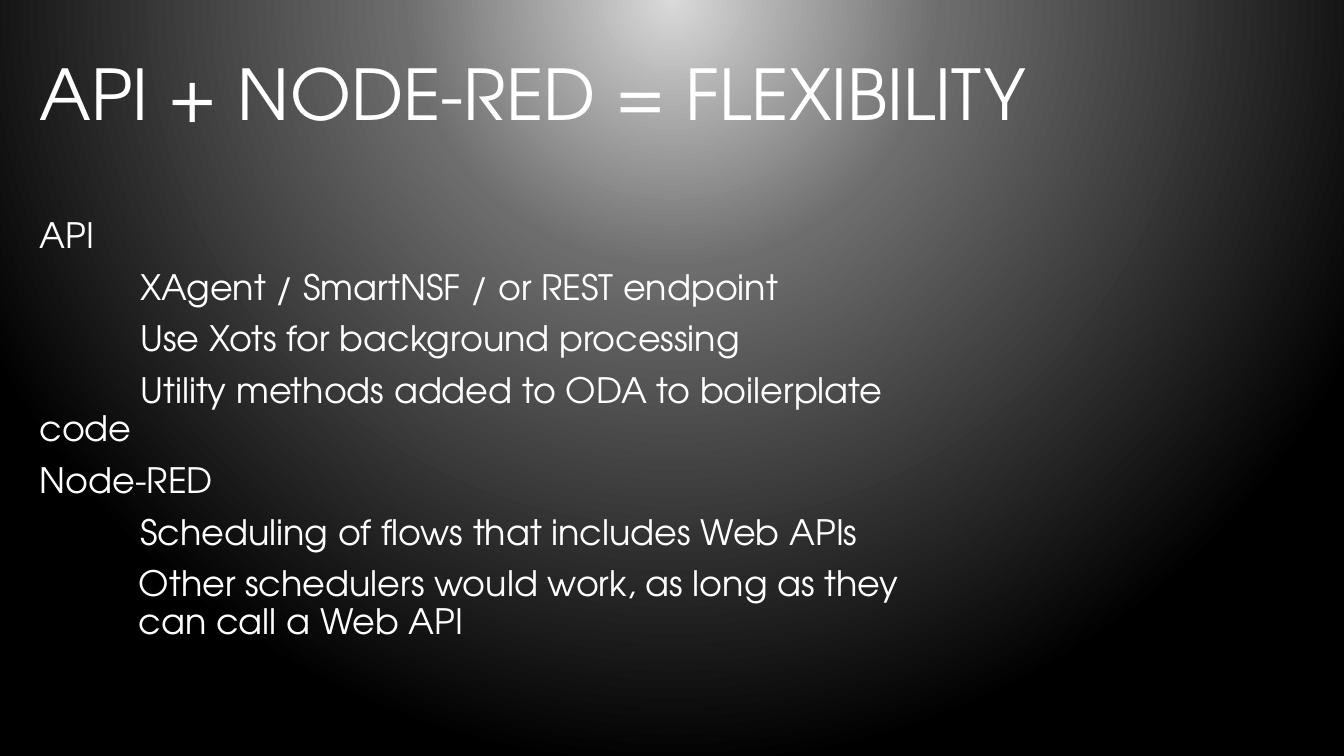
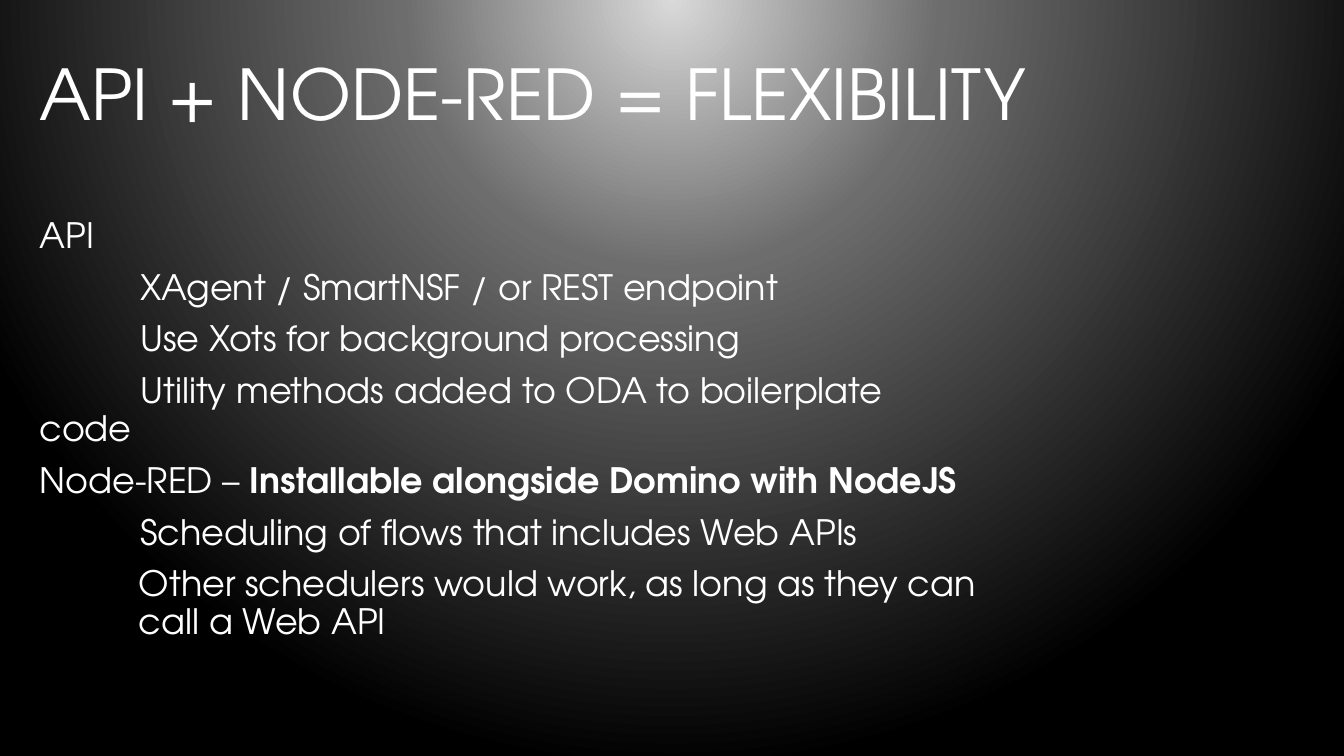
Before and after one commit to bleedingcode/domino-js-masterclass, a slide deck: slide 23 of presentation/8598 Domino and JS.pptx. Drawn at 1344x756 pixels with LibreOffice and Linux fonts; fonts in the diff are those of the drawing; background and template pictures are left out. Boxes give left, top, right and bottom in pixels: in the first picture for what was removed or moved away, otherwise in the second. Text is boxed around its words. In the diff, an @@ line names an element or a change of style, - is before the commit and + after.

Commit message:
Updates to presentation covering Domino 10 announcements

```diff
--- a/presentation/8598 Domino and JS.pptx
+++ b/presentation/8598 Domino and JS.pptx
@@ text at bbox=[39, 466, 958, 501]: text changed; bold on @@
-Node-RED
+Node-RED – Installable alongside Domino with NodeJS
```
Also in this commit, not shown: 4 other slides changed.
